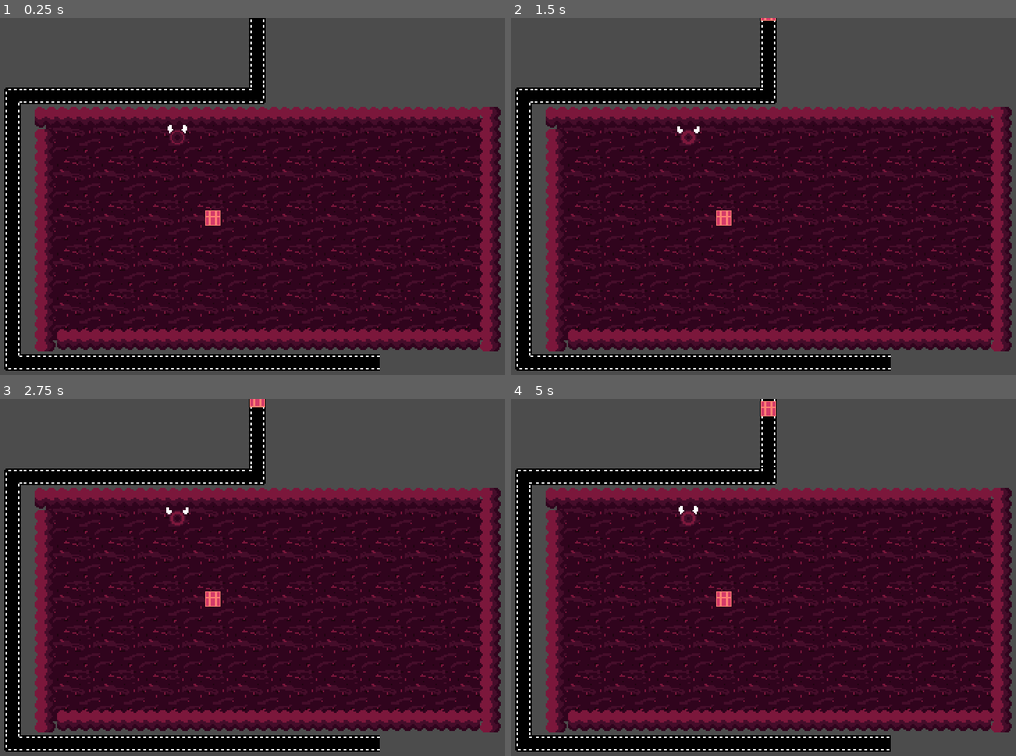
Above: before the commit, frames 1-4 (two rows, left to right).
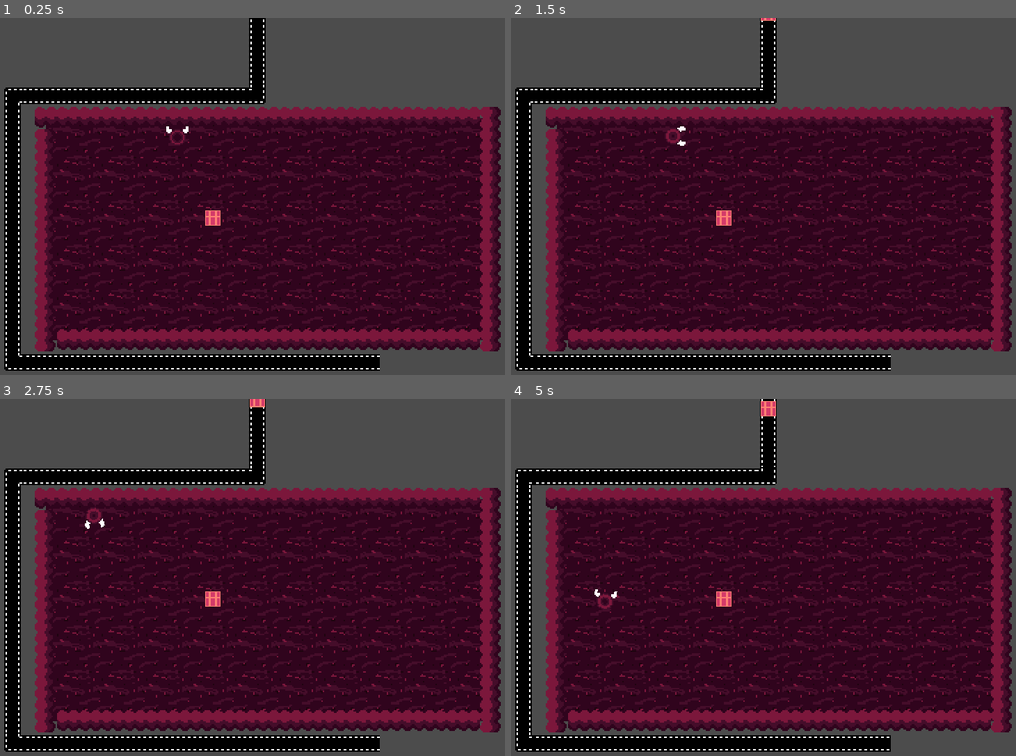
Above: after the commit, the same moments.

Repository: Flipez/arnold
Game: Godot game, scene res://Scenes/MainLevel.tscn
Two runs of this game, one before a commit and one after it. Both use one fixed random seed, a clock stepped at 60 frames per second and the inputs below.
Inputs:
- Up to frame 1 (0.25 s): no input
- Up to frame 2 (1.5 s): hold Right (ui_right) 0.53-1.28 s; tap Space (ui_select) at 0.77 s; tap Enter at 1.25 s; hold Down (ui_down) from 1.28 s (still down)
- Up to frame 3 (2.75 s): tap Space (ui_select) at 1.52 s; release Down (ui_down) at 2.03 s; hold Right (ui_right) from 2.03 s (still down)
- Up to frame 4 (5 s): release Right (ui_right) at 2.78 s; hold Up (ui_up) 2.78-3.53 s; tap Space (ui_select) at 3.02, 3.77, 4.52 s; hold Left (ui_left) from 3.53 s (still down)

The runs differ from the first frame. In frame 1, less than 0.1% of the frame differs, in the area x 32-38%, y 29-33%; in frame 2, 0.2%; in frame 3, 0.2%; in frame 4, 0.2%, in the area x 16-38%, y 29-59%.
Error before the commit: Parse Error: The method "set_animation" isn't declared in the current class. (res://Scenes/Player.gd:26)

Commit message:
Revert "Merge branch 'master' of https://github.com/Flipez/inside-the-machine"
This reverts commit 34eccbb99af4b34b21f1e7dad41b0425b5112b52, reversing
changes made to fe101a83ed48dc20d67acc07400acad96da054a7.

Diff:
--- a/Scenes/Player.gd
+++ b/Scenes/Player.gd
@@ -6,7 +6,6 @@
 
 var velocity = Vector2.ZERO
 var input_vector = Vector2.ZERO
-var is_holding_crate = false
 
 enum {
   MOVE,
@@ -23,7 +22,6 @@
   pass
 
 func _physics_process(delta):
-  set_animation()
   match state:
     MOVE:
       move_state(delta)
@@ -36,9 +34,6 @@
     interactionArea.disabled = false
   else:
     interactionArea.disabled = true
-
-
-
 
 
 func move_state(delta):
@@ -79,8 +74,4 @@
   interactionArea.disabled = true
 
 func _on_interactionArea_area_entered(area):
-  is_holding_crate = true
-
-
-func _on_InteractionArea_area_exited(area):
-  is_holding_crate = false
+  pass
--- a/Scenes/Player.tscn
+++ b/Scenes/Player.tscn
@@ -35,33 +35,12 @@
 atlas = ExtResource( 1 )
 region = Rect2( 112, 0, 16, 16 )
 
-[sub_resource type="AtlasTexture" id=12]
-atlas = ExtResource( 1 )
-region = Rect2( 0, 0, 16, 16 )
-
-[sub_resource type="AtlasTexture" id=13]
-atlas = ExtResource( 1 )
-region = Rect2( 32, 0, 16, 16 )
-
-[sub_resource type="AtlasTexture" id=14]
-atlas = ExtResource( 1 )
-region = Rect2( 64, 0, 16, 16 )
-
-[sub_resource type="AtlasTexture" id=15]
-atlas = ExtResource( 1 )
-region = Rect2( 96, 0, 16, 16 )
-
 [sub_resource type="SpriteFrames" id=9]
 animations = [ {
 "frames": [ SubResource( 1 ), SubResource( 2 ), SubResource( 3 ), SubResource( 4 ), SubResource( 5 ), SubResource( 6 ), SubResource( 7 ), SubResource( 8 ) ],
 "loop": true,
 "name": "default",
 "speed": 2.0
-}, {
-"frames": [ SubResource( 12 ), SubResource( 13 ), SubResource( 14 ), SubResource( 15 ) ],
-"loop": true,
-"name": "holding",
-"speed": 5.0
 } ]
 
 [sub_resource type="CircleShape2D" id=10]
@@ -75,11 +54,9 @@
 script = ExtResource( 2 )
 
 [node name="AnimatedSprite" type="AnimatedSprite" parent="."]
-position = Vector2( -58.2486, 21.9982 )
 frames = SubResource( 9 )
-frame = 5
+frame = 4
 playing = true
-offset = Vector2( 58.2486, -21.9982 )
 
 [node name="CollisionShape2D" type="CollisionShape2D" parent="."]
 position = Vector2( 0.0398848, 0.178554 )
@@ -100,5 +77,4 @@
 disabled = true
 
 [connection signal="area_entered" from="InteractionArea" to="." method="_on_interactionArea_area_entered"]
-[connection signal="area_exited" from="InteractionArea" to="." method="_on_InteractionArea_area_exited"]
 [connection signal="timeout" from="InteractionArea/InteractionTimer" to="." method="_on_InteractionTimer_timeout"]
Not shown: 1 places in Scenes/Player.tscn that only renumber resources
